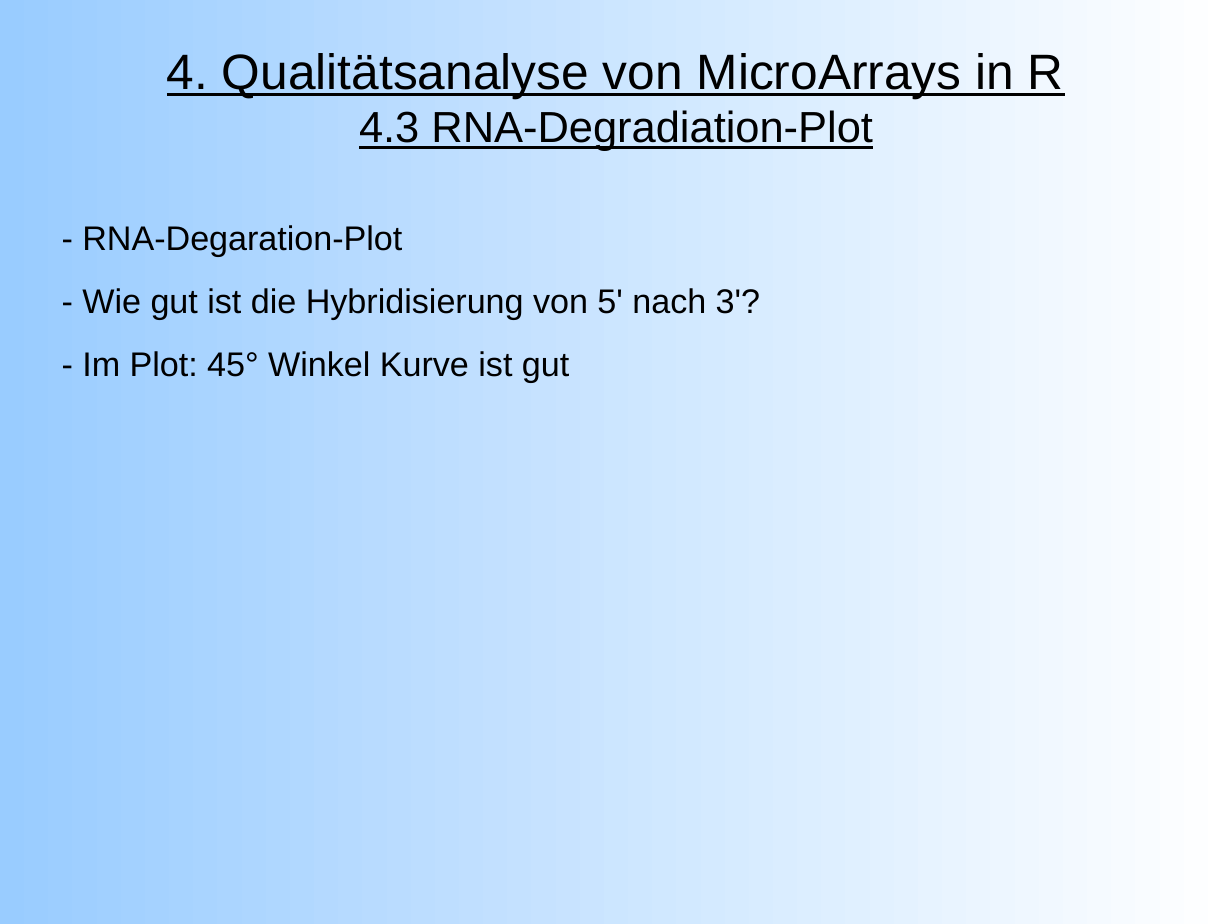
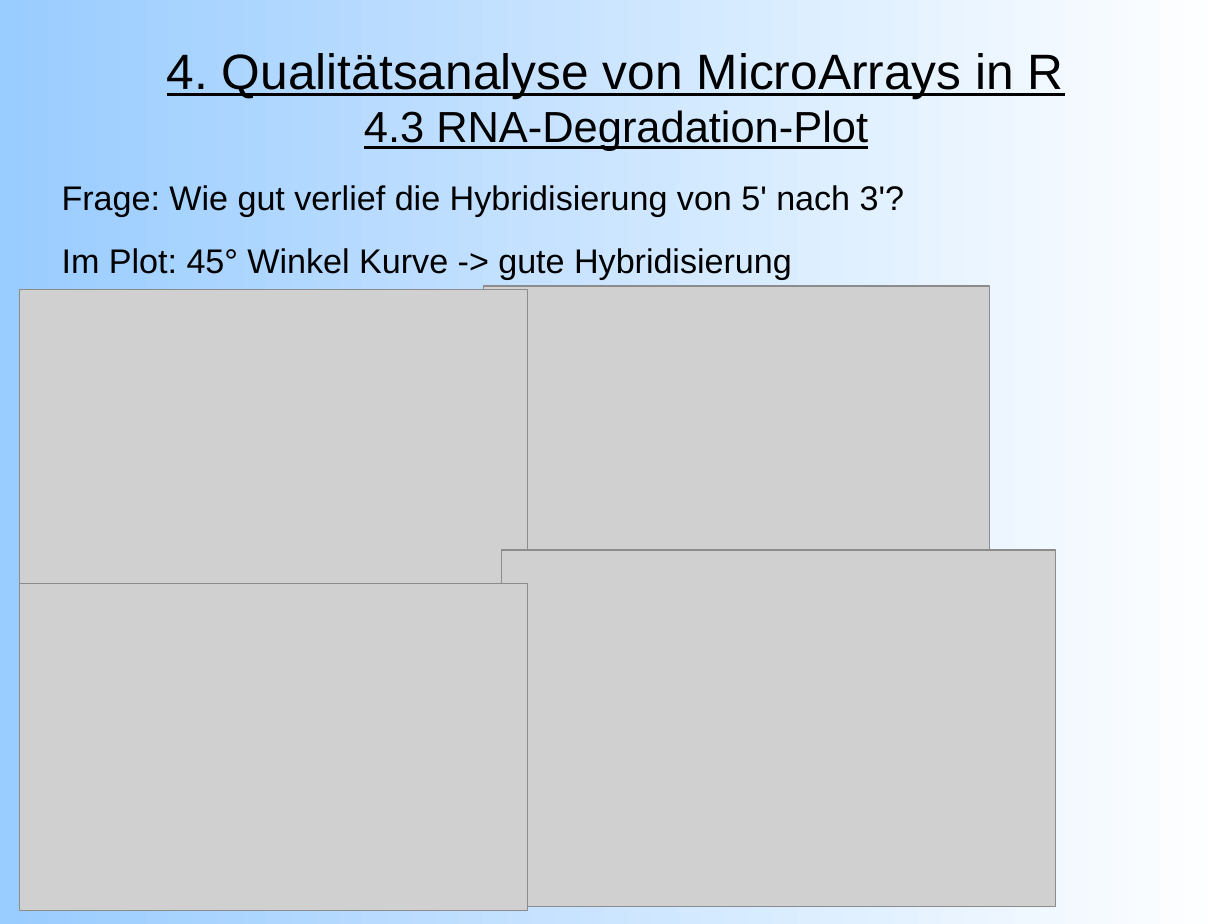
Before and after one commit to emmkey/GenEx, a slide deck: slide 13 of W1 Praesentation.odp (slide 12 before the commit). Drawn at 1232x924 pixels with LibreOffice and Linux fonts; fonts in the diff are those of the drawing; grey boxes stand for pictures. Boxes give left, top, right and bottom in pixels: in the first picture for what was removed or moved away, otherwise in the second. Text is boxed around its words. In the diff, an @@ line names an element or a change of style, - is before the commit and + after.

```diff
--- a/W1 Praesentation.odp
+++ b/W1 Praesentation.odp
@@ title at bbox=[167, 53, 1064, 151]: text changed @@
-4. Qualitätsanalyse von MicroArrays in R
-4.3 RNA-Degradiation-Plot
+4. Qualitätsanalyse von MicroArrays in R
+4.3 RNA-Degradation-Plot
@@ text at bbox=[62, 185, 904, 279]: text changed @@
-- RNA-Degaration-Plot
-- Wie gut ist die Hybridisierung von 5' nach 3'?
-- Im Plot: 45° Winkel Kurve ist gut
+Frage: Wie gut verlief die Hybridisierung von 5' nach 3'?
+Im Plot: 45° Winkel Kurve -> gute Hybridisierung
@@ picture added at bbox=[20, 290, 529, 616] @@
@@ picture added at bbox=[484, 286, 991, 612] @@
@@ picture added at bbox=[502, 550, 1056, 907] @@
@@ picture added at bbox=[19, 584, 528, 910] @@
```
Also in this commit, not shown: 10 other slides changed, 1 slide added, 1 other file.
